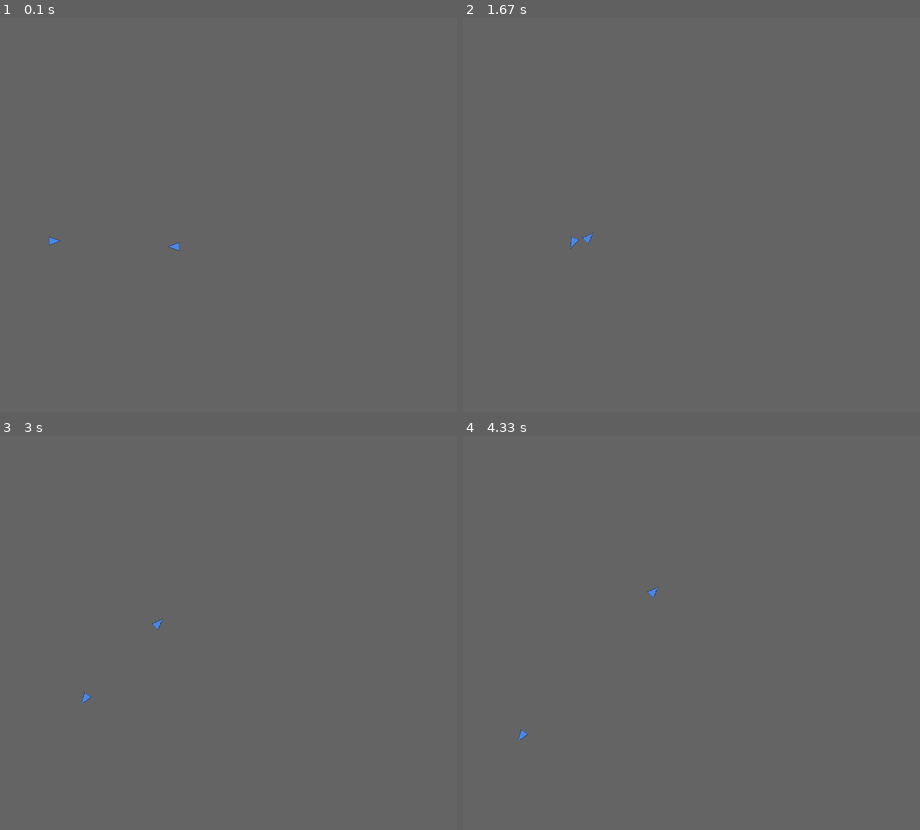
Above: before the commit, frames 1-4 (two rows, left to right).
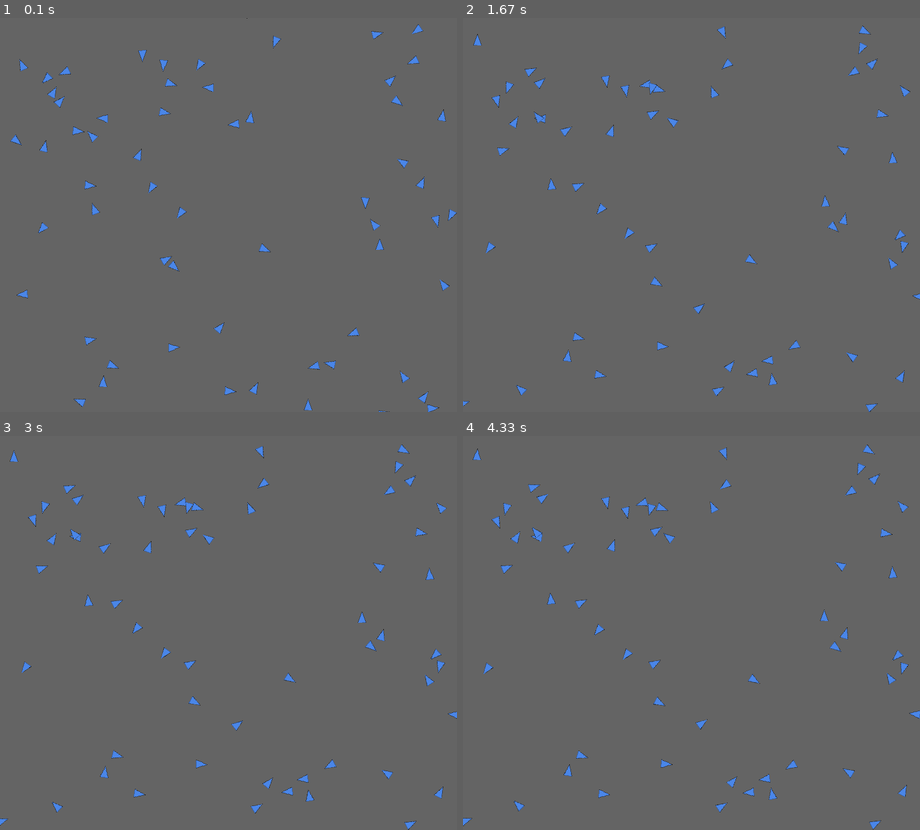
Above: after the commit, the same moments.

Repository: agmui/random_stuff
Game: pygame game, started from birbs/better_birbs/window.py
The game is run twice, just before and just after one commit, with the same random seed, the same clock (stepped at 60 frames per second) and the same inputs.
Inputs (mouse positions are in pixels of both pictures, inside the frame that each line leads up to):
- Up to frame 1 (0.1 s): no input
- Up to frame 2 (1.67 s): hold P 0.33-0.8 s; hold Right 0.33-0.8 s; move the mouse to (673, 230) at 0.37 s; tap Space at 0.83 s
- Up to frame 3 (3 s): tap Space at 2.17 s
- Up to frame 4 (4.33 s): hold Space 3.57-4.2 s; hold Right 3.57-4.2 s

The runs differ from the first frame. In frame 1, 1.7% of the frame differs, in the area x 2-100%, y 0-100%; in frame 2, 1.7%; in frame 3, 1.8%; in frame 4, 1.8%, in the area x 0-100%, y 2-100%.

Commit message:
finnised coding avoid filter, started on same direction filter

Diff:
--- a/Del.py
+++ b/Del.py
@@ -2,7 +2,7 @@
 import portion as P
 import random
 
-
+"""
 def blind_spot(self, angle):  # convret self.angle once for speed for blind_spot, sight, and L_or_R
     l = [math.degrees(self) + 160, math.degrees(self) - 160]
     for i in range(2):
@@ -24,9 +24,9 @@
             E[i] -= 360
         elif E[i] < -180:
             E[i] += 360
-    #print(E, "< ", angle, " < 180")
+    print(E, end=' ')
     if self >= 0:
-        if self <= angle <= 180 or -180 <= angle <= E[0]:  # del "or 180"?
+        if self <= angle <= 180 or -180 >= angle >= E[0]:  # del "or 180"?
             return -1
         else:  # del later
             return 1
@@ -40,6 +40,23 @@
 print(L_or_R(-20, 180), "should be 1")
 print(L_or_R(-19, 180), "should be 1") # help with blind spot code
 print(L_or_R(20, -90), "should be 1")
+
+print(L_or_R(-5.8, -1), -1)
+print(L_or_R(0, -90), 1)
+print(L_or_R(179, -90), -1)
+"""
+def L_or_R(self, angle):
+    angle -= self
+    if angle > 180:
+        angle -= 360
+    elif angle < -180:
+        angle += 360
+    print(self, angle, end = ' ')
+    return -1 if angle >= 0 else 1
+
+print(L_or_R(-176.44657665935395, 172.6680756538965), 1)
+#print(L_or_R(20, -90), "should be 1")
+#print(L_or_R(50, -90), "should be 1")
 
 def test():
     print(L_or_R(0, 90), -1)  # ans should be +
@@ -64,8 +81,10 @@
     print(L_or_R(-90, -170), "should be 1")
     print(L_or_R(-20, 180), "should be 1")
     print(L_or_R(20, -180), "should be -1")
-    print(L_or_R(20, -90), "should be -1")
+    print(L_or_R(20, -90), "should be 1")
     print(L_or_R(160, 90), "should be 1")
     print(L_or_R(-160, -90), "should be -1")
+    print(L_or_R(-1, -90), 1)
+    print(L_or_R(180, -179), -1)
 
-test()
+#test()
--- a/birbs/better_birbs/birb.py
+++ b/birbs/better_birbs/birb.py
@@ -20,7 +20,7 @@
 
     def path_finding(self):
         self.sight()
-        self.avoid_filter()
+        #self.avoid_filter()
         self.same_direction_filter()
         self.center_dive()
         self.move()
@@ -42,47 +42,42 @@
             dx, dy = i[0] - self.pos[0], self.pos[1] - i[1]
             distance = math.hypot(dx, dy)
             angle = math.atan2(dy, dx)
-            if 0 != distance <= 100 and not self.blind_spot(math.degrees(angle)):
+            if 0 != distance <= 150 and not self.blind_spot(math.degrees(angle)):
                 self.nearByBirbsList.append([distance, angle])
 
     # could check if self == angle and just have it go 50/50
+    # make relitive angle a factor
+    # make find diffrance function cuz same _ dir uses same function as aVoid_filter
     def L_or_R(self, angle):  # merge dis function with avoid_filter?
-        E = [self.angle + 160, self.angle - 160]  # dont have to calcuate both E[0] and E[1] cuz we end up using only one
-        for i in range(2):
-            if E[i] > 180:
-                E[i] -= 360
-            elif E[i] < -180:
-                E[i] += 360
-        if self.angle >= 0:
-            if self.angle <= angle <= 180 or -180 <= angle <= E[0]:  # del "or 180"?
-                return -1
-            else:  # del later
-                return 1
-        elif self.angle <= 0:
-            if self.angle >= angle >= -180 or E[1] <= angle <= 180 * (-1 if -20 <= self.angle < 0 else 1):  # del "or 180"?
-                return 1
-            else:
-                return -1
+        angle = math.degrees(angle)
+        angle -= math.degrees(self.angle)
+        if angle > 180:
+            angle -= 360
+        elif angle < -180:
+            angle += 360
+        return -1 if angle >= 0 else 1
+
 
     def avoid_filter(self):
         total = 0
         for i in self.nearByBirbsList:
             distance, angle = i[0], i[1]
-            total += 2 * math.exp(-0.05 * distance - 1) * self.L_or_R(angle)
-            if self.id == 0:
-                print("total sign: ", self.L_or_R(angle))#, end='  |   ')
+            total += 0.055 * math.exp(-0.01 * distance) * self.L_or_R(angle)
         self.rotate(total)
-        #if self.id == 1:
-        #    print(self.angle, "help")
 
     def same_direction_filter(self):
-        pass
+        total = 0
+        for i in self.nearByBirbsList:
+            angle = i[1]
+            total += self.L_or_R(angle)*-0.01
+        self.rotate(total)
+
 
     def center_dive(self):
         pass
 
     def move(self):
-        r = 1
+        r = 3
         self.pos[0] += r * math.cos(self.angle)  # make sure it is in radians or something
         self.pos[1] -= r * math.sin(self.angle)
         if self.getPos()[0] > 800:
@@ -117,7 +112,7 @@
 
 def init():
     global num_of_birbs
-    num_of_birbs = 30
+    num_of_birbs = 60
     for i in range(num_of_birbs):
         birb_list.append(birb([random.randint(0, 800), random.randint(0, 690)], random.randint(-180, 180), 1))
 
@@ -126,7 +121,7 @@
     global num_of_birbs
     num_of_birbs = 2
     b1 = birb([100, 390], 0, 0)
-    b2 = birb([300, 400], -180, 1)
+    b2 = birb([251, 400], -180, 1)
     birb_list.append(b1)
     birb_list.append(b2)
 
@@ -173,4 +168,7 @@
 
 
 if __name__ == '__main__':
-    main(100, 100)
+    ts()
+    main(-1, 100)
+    #birb_list[0].angle = -1
+    print(birb_list[0].L_or_R(math.radians(-10)))
--- a/birbs/better_birbs/window.py
+++ b/birbs/better_birbs/window.py
@@ -48,8 +48,8 @@
         i.rotate(birb.birb_list)
 
 
-#birb.init()
-birb.ts()
+birb.init()
+#birb.ts()
 #birb.test()
 num_of_birbs = birb.num_of_birbs
 pygame.init()
@@ -69,6 +69,8 @@
 clock = pygame.time.Clock()
 done = False
 temp = 0
+step = True
+play = not False
 while not done:
     for event in pygame.event.get():
         if event.type == pygame.QUIT:
@@ -78,23 +80,28 @@
                 temp = -1
             elif event.key == pygame.K_RIGHT:
                 temp = 1
+            elif event.key == pygame.K_SPACE:
+                step = True
+            elif event.key == pygame.K_p:
+                play = not play
+    if step or play:
+        Mouse_x, Mouse_y = pygame.mouse.get_pos()
 
-    Mouse_x, Mouse_y = pygame.mouse.get_pos()
+        birb.main(Mouse_x, Mouse_y)
+        changeInPos = birb.poslist
+        moveAllBirbs(changeInPos)
 
-    birb.main(Mouse_x, Mouse_y)
-    changeInPos = birb.poslist
-    moveAllBirbs(changeInPos)
+        # Repaint the screen
+        sprite_group.update()  # re-position the game sprites
+        if viswals:
+            sight_group.update()
+        window.fill((100, 100, 100))
 
-    # Repaint the screen
-    sprite_group.update()  # re-position the game sprites
-    if viswals:
-        sight_group.update()
-    window.fill((100, 100, 100))
+        sprite_group.draw(window)  # draw the game sprites
 
-    sprite_group.draw(window)  # draw the game sprites
-
-    if viswals:  # somehow order sight to back--------------------------------------------
-        sight_group.draw(window)
+        if viswals:  # somehow order sight to back--------------------------------------------
+            sight_group.draw(window)
+        step = False
 
     pygame.display.flip()
     clock.tick_busy_loop(60)
